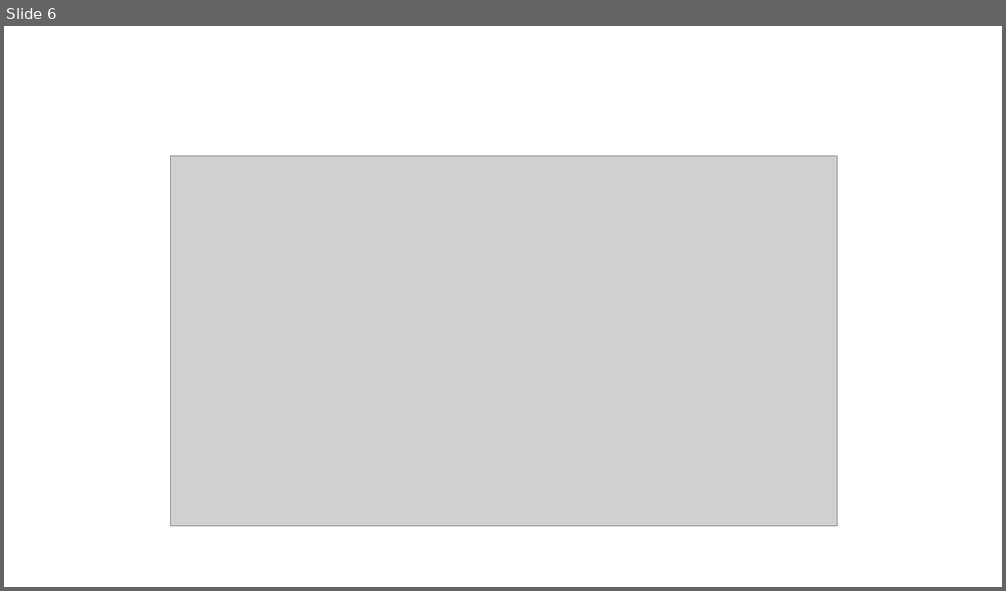
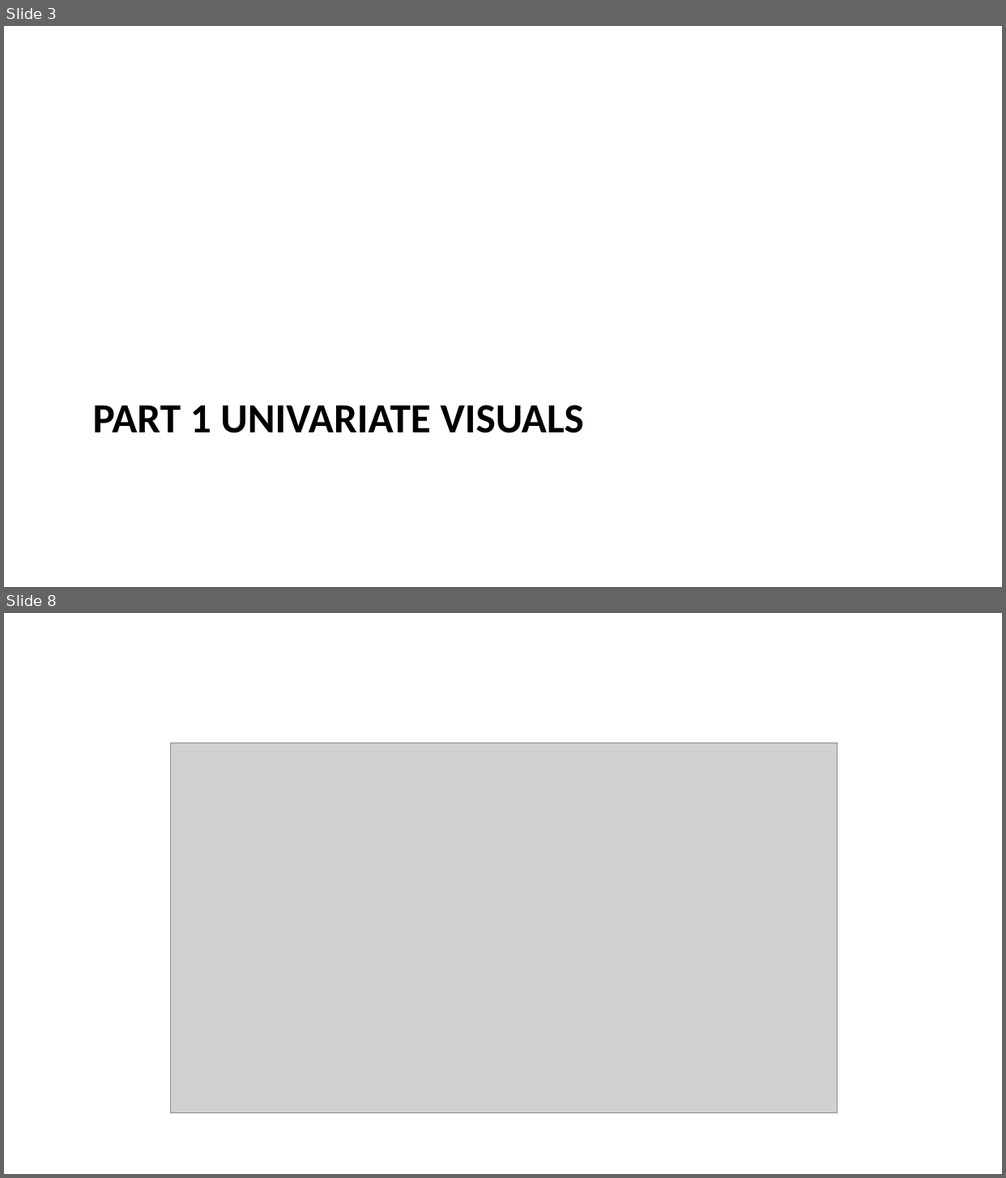
Before and after one commit to Sviatkd/DatafestivalWork, a slide deck: presentation.pptx. Shown one above the other, each under a label of ours: slide 6 before the commit, slides 3 and 8 after it; the slides between them are not shown. The pictures are 1006x591 and 1006x1178 pixels, drawn with LibreOffice and Linux fonts; fonts in the diff are those of the drawing; grey boxes stand for pictures. Boxes give left, top, right and bottom in pixels: in the first picture for what was removed or moved away, otherwise in the second. Text is boxed around its words. In the diff, an @@ line names an element or a change of style, - is before the commit and + after.

```diff
--- a/presentation.pptx
+++ b/presentation.pptx
@@ slide 3 added at (x1=4, y1=26, x2=1002, y2=587), background #FFFFFF @@
@@ title added at (x1=93, y1=405, x2=584, y2=433), 30 pt, text #000000, bold @@
+PART 1 UNIVARIATE VISUALS
@@ what was slide 6 is now slide 8 @@
```
Also in this commit, not shown: 4 slides changed, 4 other slides added, 3 slides removed, 1 other file.
